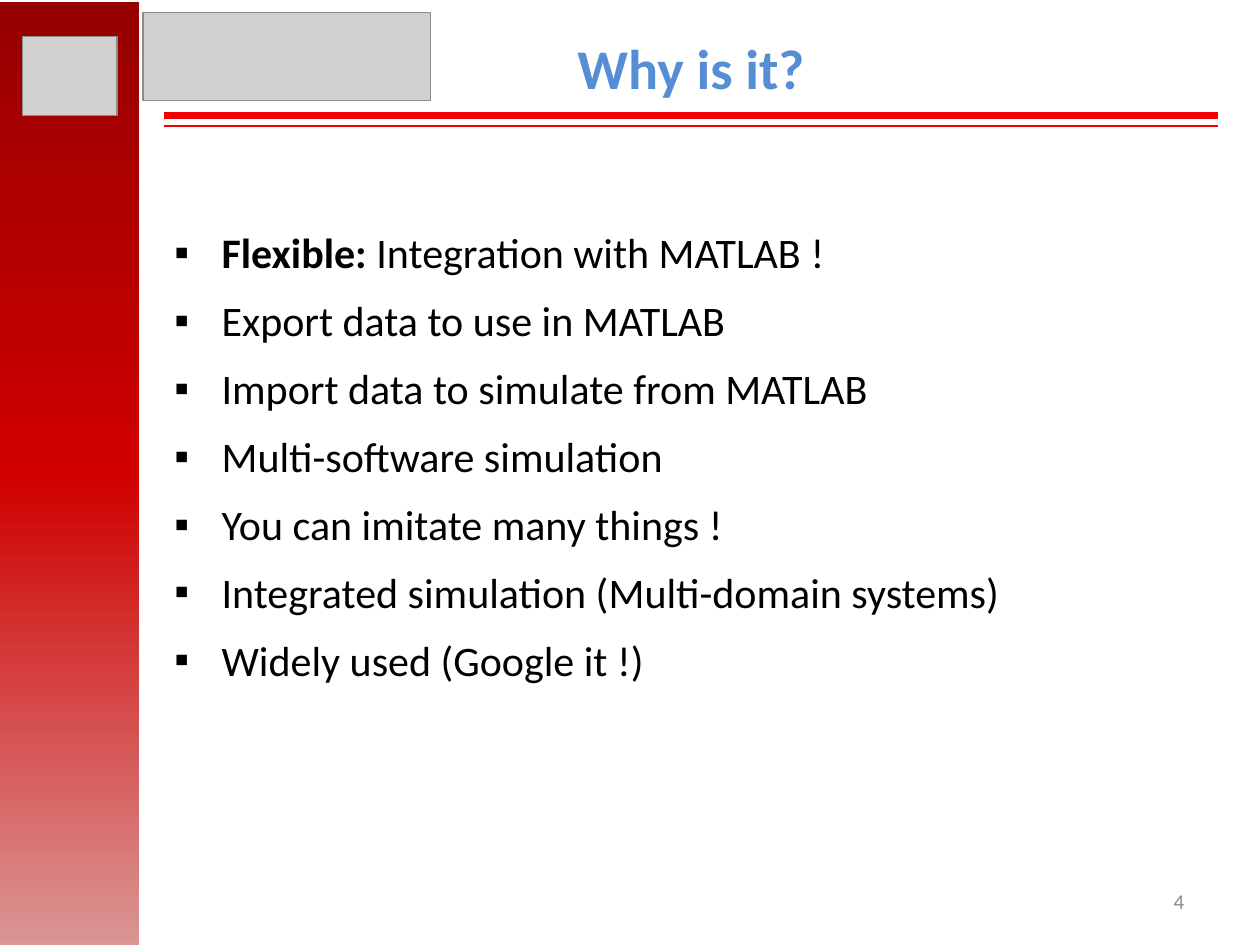
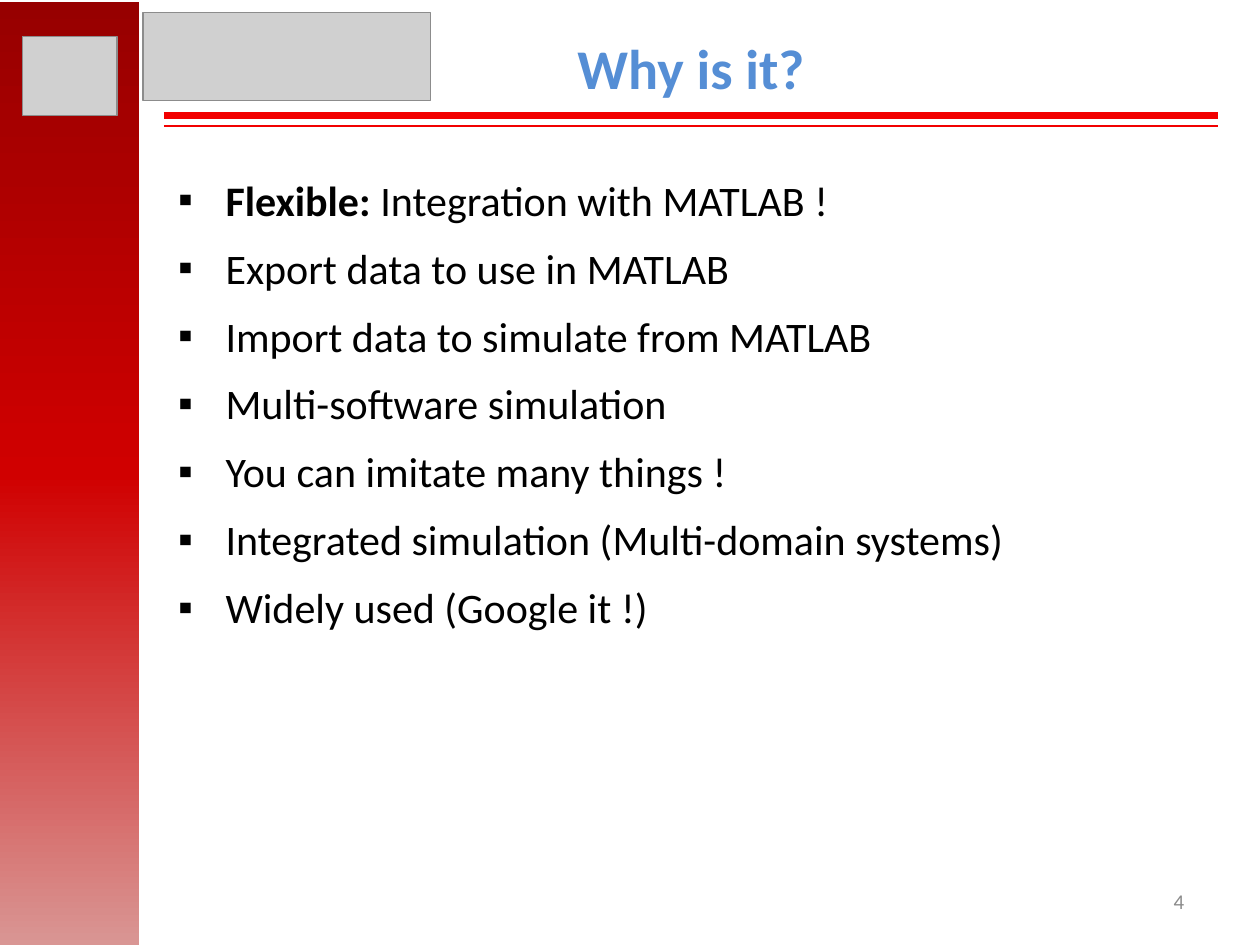
Before and after one commit to mesutto/Teaching-Materials, a slide deck: slide 4 of EE463/Simulink workshop/Presentation/Simulink Workshop 2018 - EE463.pptx. Drawn at 1260x945 pixels with LibreOffice and Linux fonts; fonts in the diff are those of the drawing; grey boxes stand for pictures. Boxes give left, top, right and bottom in pixels: in the first picture for what was removed or moved away, otherwise in the second. Text is boxed around its words. In the diff, an @@ line names an element or a change of style, - is before the commit and + after.

```diff
--- a/EE463/Simulink workshop/Presentation/Simulink Workshop 2018 - EE463.pptx
+++ b/EE463/Simulink workshop/Presentation/Simulink Workshop 2018 - EE463.pptx
@@ text "Flexible: Integration with MATLAB !": place and size @@
-text "Flexible: Integration with MATLAB !" at <box>222,238,998,684</box>
+text "Flexible: Integration with MATLAB !" at <box>226,186,1002,631</box>
```
Also in this commit, not shown: 2 other slides changed, 5 other files.
